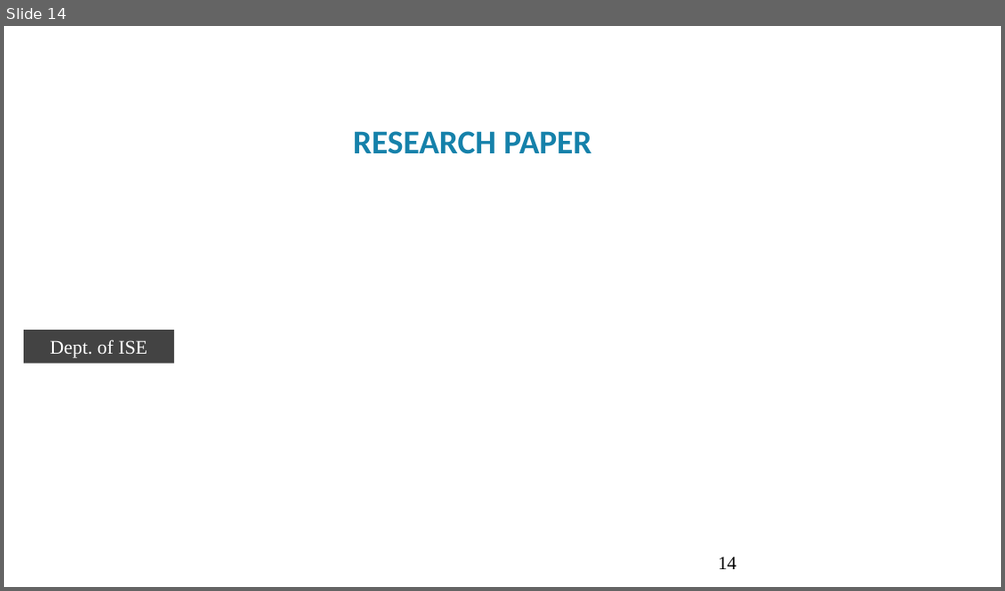
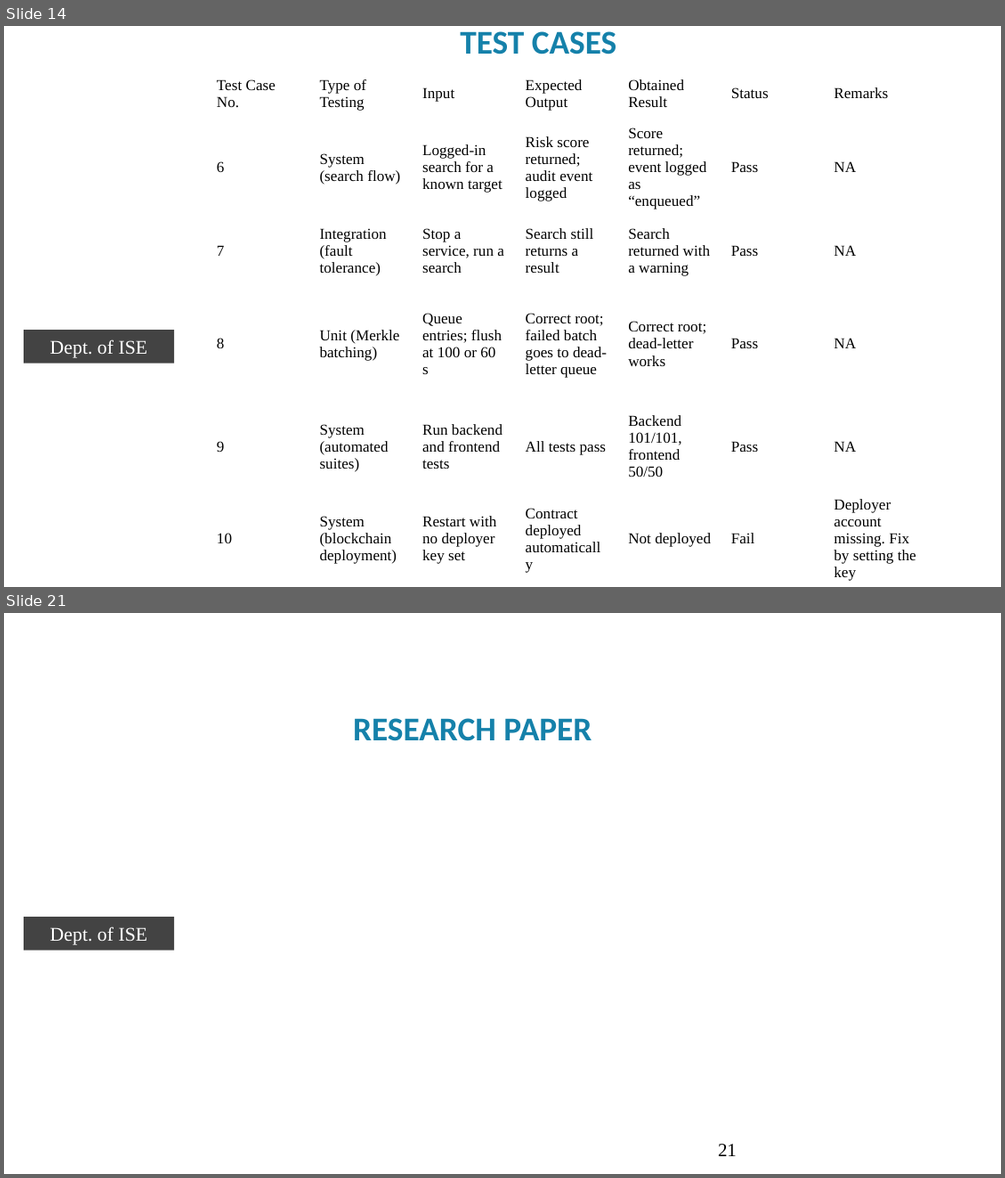
Before and after one commit to premkumarteli/OSINT-BreachShield, a slide deck: docs/Phase2/Final_presentation2 format 2026-27_BLANK_TEMPLATE.pptx. Shown one above the other, each under a label of ours: slide 14 before the commit, slides 14 and 21 after it; the slides between them are not shown. The pictures are 1005x591 and 1005x1178 pixels, drawn with LibreOffice and Linux fonts; fonts in the diff are those of the drawing; background and template pictures are left out. Boxes give left, top, right and bottom in pixels: in the first picture for what was removed or moved away, otherwise in the second. Text is boxed around its words. In the diff, an @@ line names an element or a change of style, - is before the commit and + after.

```diff
--- a/docs/Phase2/Final_presentation2 format 2026-27_BLANK_TEMPLATE.pptx
+++ b/docs/Phase2/Final_presentation2 format 2026-27_BLANK_TEMPLATE.pptx
@@ slide 14 added at (x1=4, y1=26, x2=1001, y2=587), background #FFFFFF @@
@@ text added at (x1=460, y1=31, x2=616, y2=54), 24 pt, text #1581AA, bold @@
+TEST CASES
@@ table added at (x1=206, y1=70, x2=925, y2=587), 6 rows, 7 columns @@
+Test Case No. | Type of Testing | Input | Expected Output | Obtained Result | Status | Remarks
+6 | System (search flow) | Logged-in search for a known target | Risk score returned; audit event logged | Score returned; event logged as “enqueued” | Pass | NA
+7 | Integration (fault tolerance) | Stop a service, run a search | Search still returns a result | Search returned with a warning | Pass | NA
+8 | Unit (Merkle batching) | Queue entries; flush at 100 or 60 s | Correct root; failed batch goes to dead-letter queue | Correct root; dead-letter works | Pass | NA
+9 | System (automated suites) | Run backend and frontend tests | All tests pass | Backend 101/101, frontend 50/50 | Pass | NA
+10 | System (blockchain deployment) | Restart with no deployer key set | Contract deployed automatically | Not deployed | Fail | Deployer account missing. Fix by setting the key
@@ rectangle added at (x1=24, y1=330, x2=175, y2=364), fill #434343, 14 pt, text #FFFFFF @@
+Dept. of ISE
@@ text added at (x1=60, y1=550, x2=123, y2=580), 13.5 pt, text #FFFFFF, bold @@
+10
@@ what was slide 14 is now slide 21 @@
@@ page number at (x1=718, y1=1143, x2=736, y2=1156): text changed @@
-14
+21
```
Also in this commit, not shown: 10 slides changed, 10 other slides added, 4 slides removed, 5 other files.
